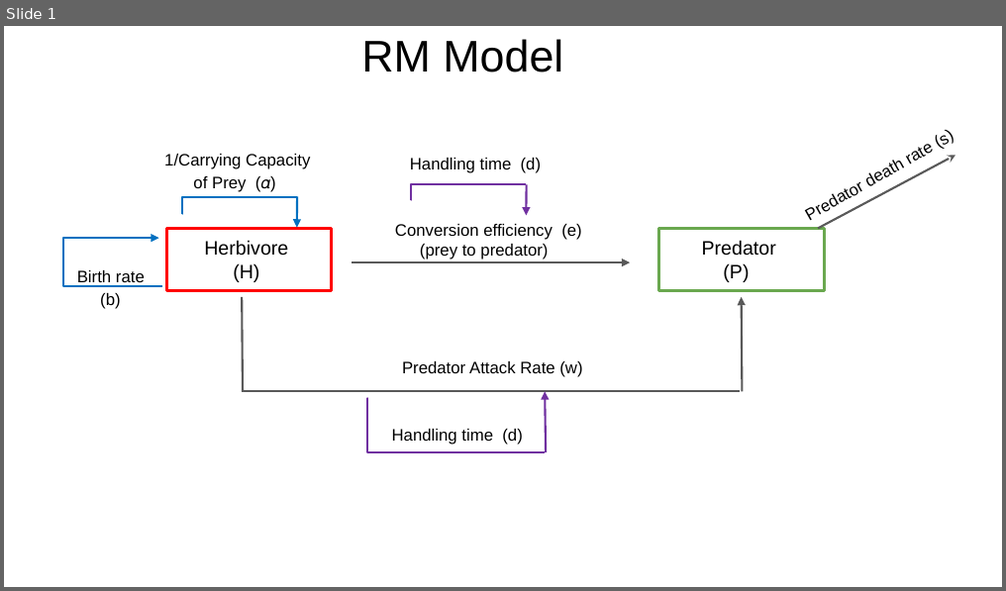
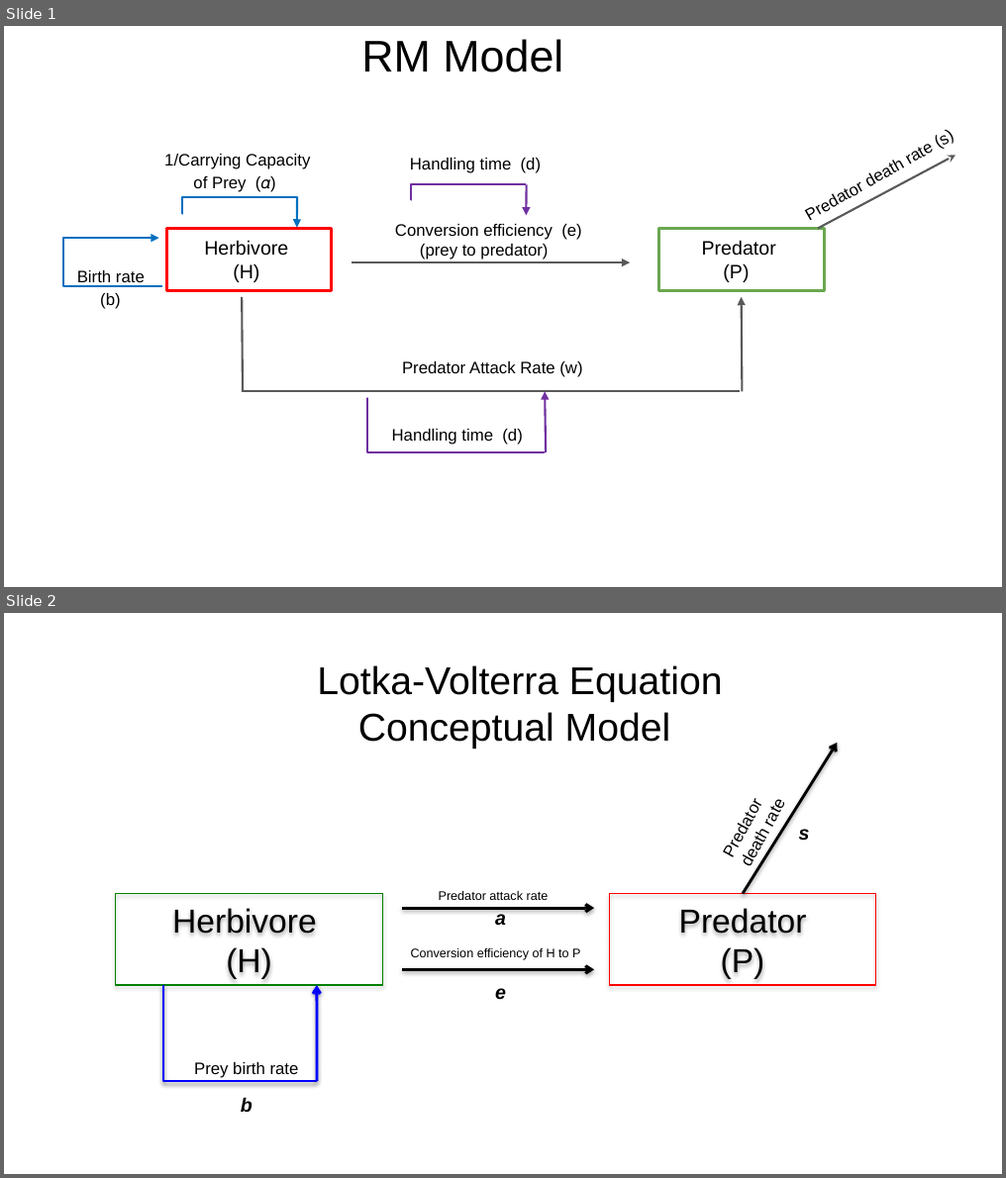
Before and after one commit to IkerSoto/Biocomp-Fall2018-181119-ModelingGroupProject, a slide deck: Dynamic Modeling.pptx. Shown one above the other, each under a label of ours: slide 1 before the commit, slides 1 and 2 after it. The pictures are 1006x591 and 1006x1178 pixels, drawn with LibreOffice and Linux fonts; fonts in the diff are those of the drawing. Boxes give left, top, right and bottom in pixels: in the first picture for what was removed or moved away, otherwise in the second. Text is boxed around its words. In the diff, an @@ line names an element or a change of style, - is before the commit and + after.

Commit message:
Updated models

```diff
--- a/Dynamic Modeling.pptx
+++ b/Dynamic Modeling.pptx
@@ slide 2 added at (4, 613, 1002, 1174), background #FFFFFF @@
@@ group added at (116, 665, 876, 1112): 9 texts, 4 arrows, 2 rectangles, 1 elbow line @@
+Herbivore
+(H)
+Predator
+(P)
+Predator attack rate
+a
+Conversion efficiency of H to P
+e
+Predator death rate
+s
+Prey birth rate
+b
+Lotka-Volterra Equation
+Conceptual Model
```
Also in this commit, not shown: 1 slide removed.
